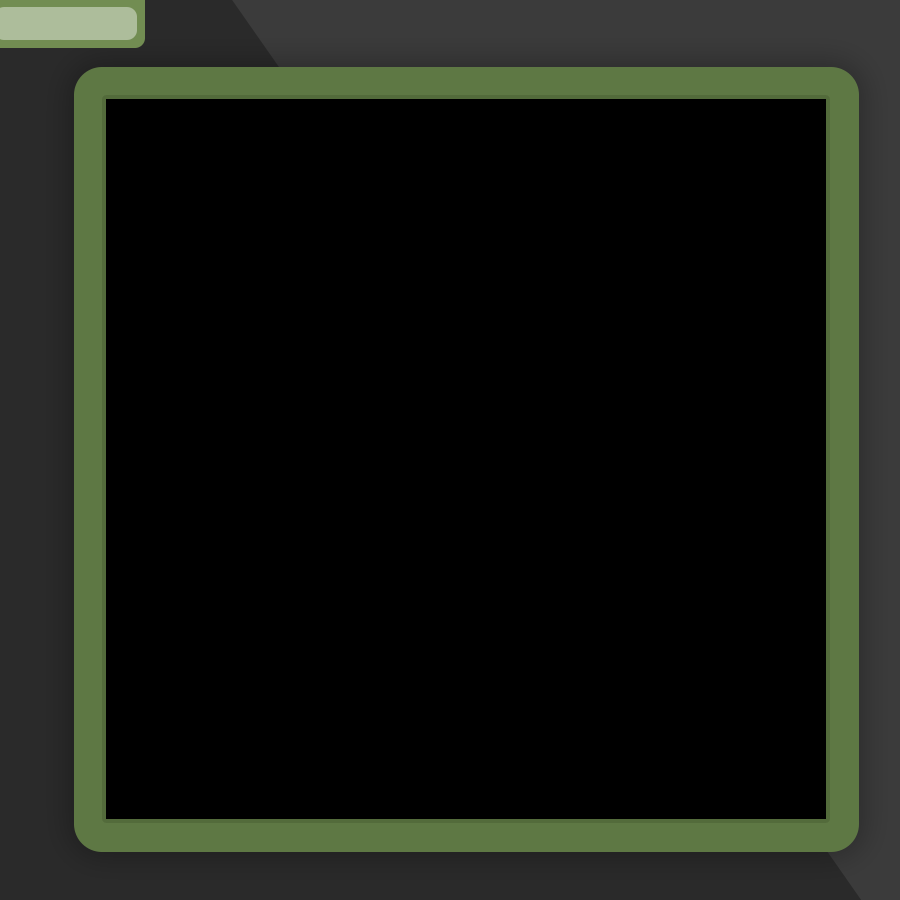
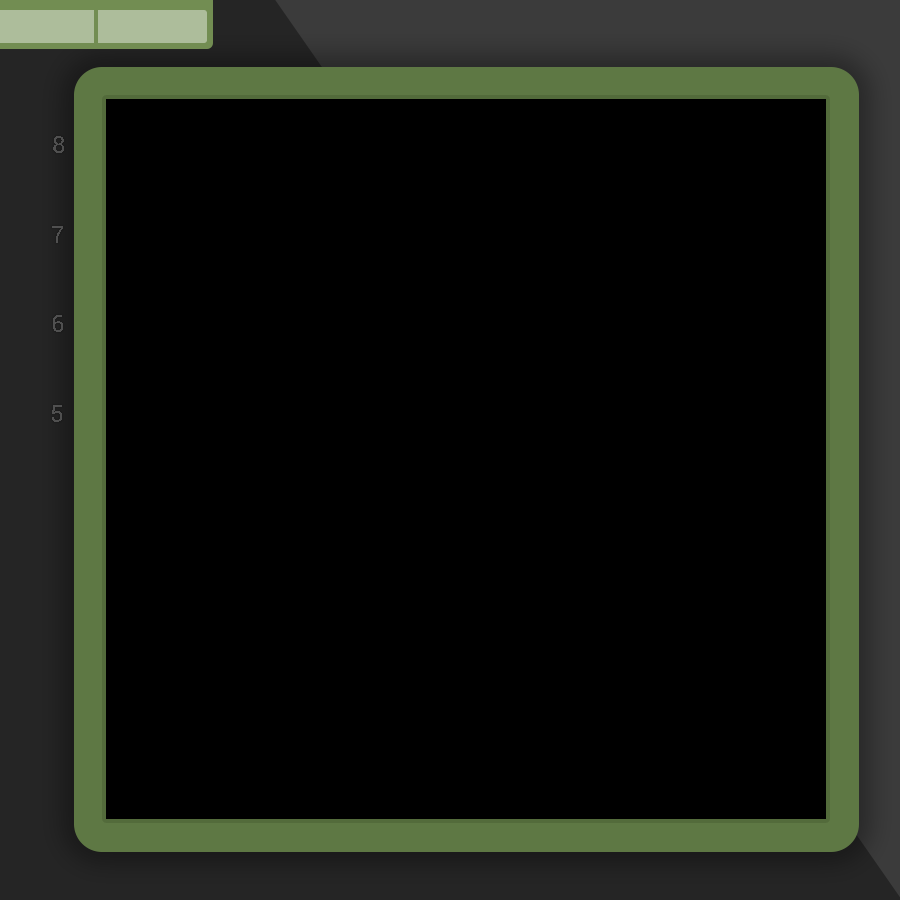
Before/after of a 900px x 900px layered artwork. What changed in the layer stack:
added layer "Rectangle 6" above "Rectangle 5" over (x1=94, y1=7, x2=98, y2=49)
painted on "Rectangle 5" over (x1=0, y1=7, x2=207, y2=43)
painted on "Rectangle 4" over (x1=0, y1=0, x2=213, y2=49)
added group "Group 1" (54%) with 4 layers above "Rectangle 3" over (x1=52, y1=136, x2=64, y2=422)
added layer "7" in group "Group 1" over (x1=52, y1=226, x2=63, y2=243)
added layer "5" in group "Group 1" over (x1=52, y1=405, x2=62, y2=422)
added layer "6" in group "Group 1" over (x1=53, y1=315, x2=63, y2=332)
added layer "8" in group "Group 1" over (x1=53, y1=136, x2=64, y2=153)
painted on "Layer 2" over (x1=0, y1=0, x2=900, y2=900)
